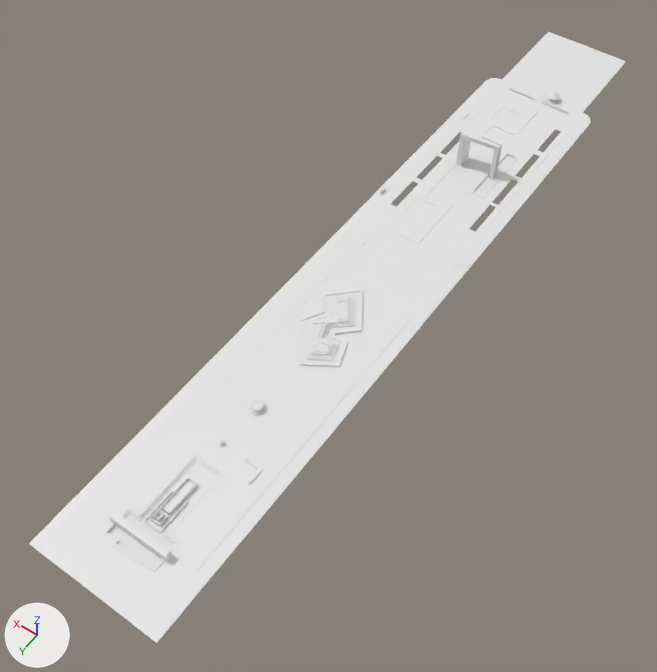
A saved change to the Blender file Assets/praça das aguas/praçaaguas 2.blend.
Both versions are drawn from a 50 mm camera at (-115.0, 134.0, 252.0) aimed at (6.0, -35.0, -15.0). The lights are fixed; the arrows at lower left show +X, +Y and +Z.

In view in the first picture: 'Cube', 'Plane', 'Plane.000', 'Plane.001', 'Plane.002', 'Plane.004', 'asfalto', 'calçadafrentebobs', 'chao', 'chao da piscina', 'grama', 'gramagrande', 'monumentochafaris', 'monumentop2', 'piscina', 'ponta praca'.
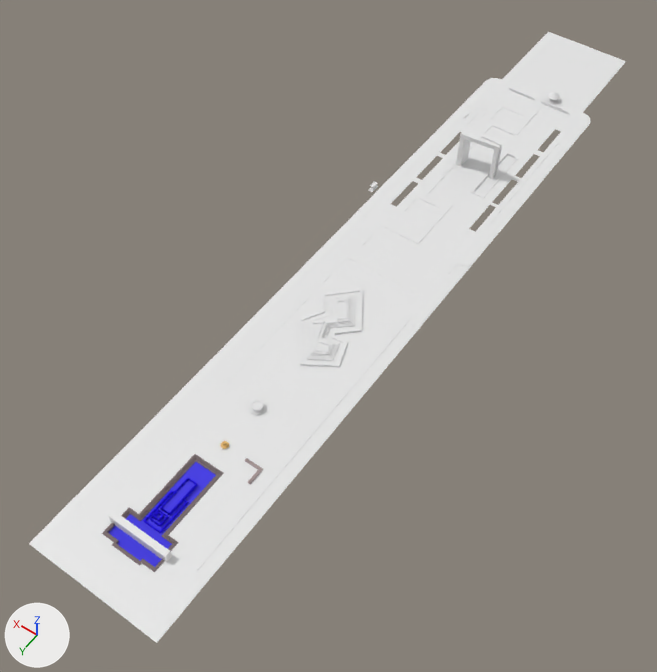
Pixel boxes (x1, y1, x2, y2) of what changed, in the pictures (657 x 672 px):
```json
{"object": "chao da piscina", "change": "recoloured", "before": [108, 462, 216, 567], "after": [108, 462, 216, 567], "on screen": "white to blue"}
{"object": "Cube", "change": "moved", "before": [378, 185, 386, 194], "after": [368, 181, 378, 192]}
{"object": "monumentop2", "change": "moved", "before": [219, 440, 225, 446], "after": [221, 441, 229, 449]}
{"part": 1, "of": "me_plane_004", "change": "recoloured", "before": [102, 454, 223, 572], "after": [102, 454, 223, 572], "on screen": "white to grey"}
{"part": 2, "of": "me_plane_003", "change": "recoloured", "before": [143, 477, 198, 534], "after": [143, 477, 198, 534], "on screen": "white to blue"}
```

Scene script edits in JSON lines:
```json
{"op": "add", "block": "mat_azul", "code": ["mat_azul = diffuse_material('azul')", "mat_azul.base_color = (0.0732, 0.0586, 0.8)  # blue #4c44e7"]}
{"op": "add", "block": "mat_monumetoazul", "code": ["mat_monumetoazul = diffuse_material('monumetoazul')", "mat_monumetoazul.base_color = (0.0226, 0.012, 0.8)  # blue #291de7"]}
{"op": "add", "block": "mat_cinza", "code": ["mat_cinza = diffuse_material('cinza')", "mat_cinza.base_color = (0.202, 0.163, 0.168)  # grey #7c7072"]}
{"block": "me_plane_004", "where": "# used by ob_plane_000; location = (0.0, 63.6, -0.1)"}
{"op": "remove", "block": "me_plane_004", "code": "me_plane_004.from_pydata(...)  # 99 vertices, 70 faces; spans x -10.5..10.5, y -25.9..12.2, z -0.6..0.4"}
{"op": "add", "block": "me_plane_004", "code": "me_plane_004.from_pydata(...)  # 97 vertices, 70 faces; spans x -10.5..10.5, y -25.9..12.2, z -0.6..0.4"}
{"block": "me_plane_004", "change": "me_plane_004 part 1: 68 faces spanning x -10.5..10.5, y -25.9..12.2, z -0.6..0.4 switch from no material to mat_cinza (grey #7c7072)"}
{"block": "me_plane_003", "where": "# used by ob_piscina; location = (0.0, 57.2, 0.3)"}
{"op": "remove", "block": "me_plane_003", "code": "me_plane_003.from_pydata(...)  # 73 vertices, 51 faces; spans x -3.3..3.3, y -11.6..7.3, z -1.0..1.6"}
{"op": "add", "block": "me_plane_003", "code": "me_plane_003.from_pydata(...)  # 72 vertices, 51 faces; spans x -3.3..3.3, y -11.6..7.3, z -1.0..1.6"}
{"block": "me_plane_003", "change": "me_plane_003 part 2: 50 faces spanning x -3.3..3.3, y -11.6..7.3, z -1.0..1.6 switch from no material to mat_monumetoazul (blue #291de7)"}
{"block": "me_plane_002", "where": "me_plane_002.from_pydata(...)  # 57 vertices, 32 faces; spans x -9.6..9.6, y 39.4..74.7, z -0.7..0.8"}
{"op": "add", "block": "me_plane_002", "code": "me_plane_002.materials.append(mat_azul)  # blue #4c44e7"}
{"op": "set", "path": "ob_cube.location", "old": "(24.0, -98.5, 1.2)", "new": "(27.9, -98.5, 1.2)"}
{"op": "set", "path": "ob_monumentop2.location", "old": "(0.5, 12.5, 0.0)", "new": "(0.1, 29.9, 1.1)"}
```
